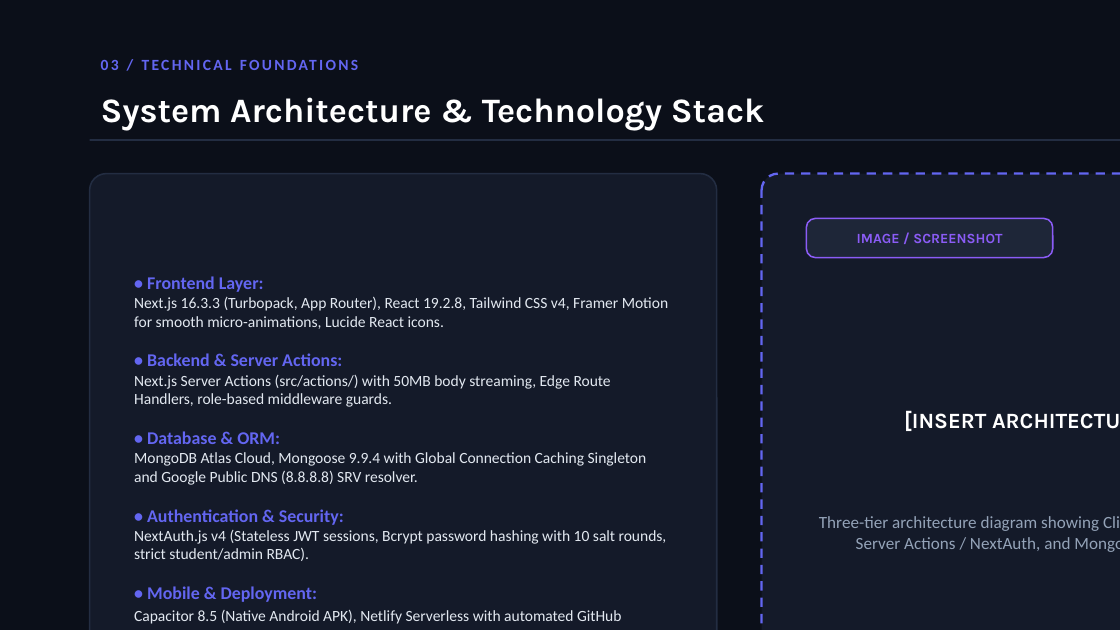
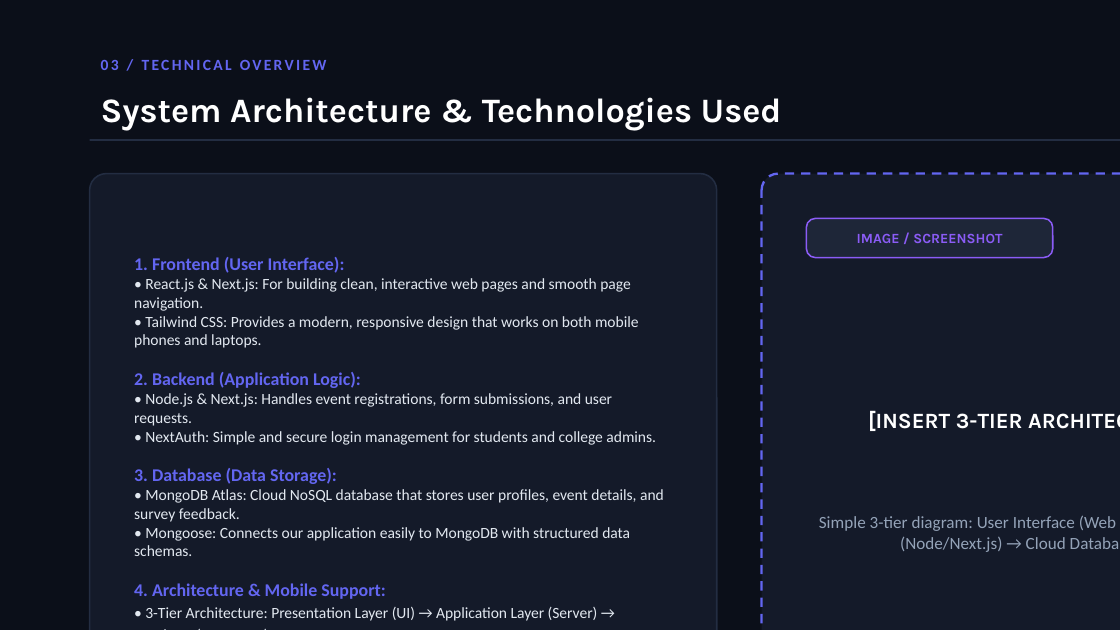
Before and after one commit to noaman024/campuspulse, a slide deck: slide 4 of docs/CampusPulse_Presentation_Deck.pptx. Drawn at 1120x630 pixels with LibreOffice and Linux fonts; fonts in the diff are those of the drawing. Boxes give left, top, right and bottom in pixels: in the first picture for what was removed or moved away, otherwise in the second. Text is boxed around its words. In the diff, an @@ line names an element or a change of style, - is before the commit and + after.

Commit message:
docs: simplify System Architecture and Technologies slide for college presentation

```diff
--- a/docs/CampusPulse_Presentation_Deck.pptx
+++ b/docs/CampusPulse_Presentation_Deck.pptx
@@ text at (x1=101, y1=59, x2=327, y2=70): text changed @@
-03 / TECHNICAL FOUNDATIONS
+03 / TECHNICAL OVERVIEW
@@ text at (x1=101, y1=97, x2=782, y2=131): text changed @@
-System Architecture & Technology Stack
+System Architecture & Technologies Used
@@ text at (x1=134, y1=257, x2=664, y2=621): text changed @@
-• Frontend Layer:
-Next.js 16.3.3 (Turbopack, App Router), React 19.2.8, Tailwind CSS v4, Framer Motion for smooth micro-animations, Lucide React icons.
-• Backend & Server Actions:
-Next.js Server Actions (src/actions/) with 50MB body streaming, Edge Route Handlers, role-based middleware guards.
-• Database & ORM:
-MongoDB Atlas Cloud, Mongoose 9.9.4 with Global Connection Caching Singleton and Google Public DNS (8.8.8.8) SRV resolver.
-• Authentication & Security:
-NextAuth.js v4 (Stateless JWT sessions, Bcrypt password hashing with 10 salt rounds, strict student/admin RBAC).
-• Mobile & Deployment:
-Capacitor 8.5 (Native Android APK), Netlify Serverless with automated GitHub webhooks, Multi-stage Docker container.
+1. Frontend (User Interface):
+• React.js & Next.js: For building clean, interactive web pages and smooth page navigation.
+• Tailwind CSS: Provides a modern, responsive design that works on both mobile phones and laptops.
+2. Backend (Application Logic):
+• Node.js & Next.js: Handles event registrations, form submissions, and user requests.
+• NextAuth: Simple and secure login management for students and college admins.
+3. Database (Data Storage):
+• MongoDB Atlas: Cloud NoSQL database that stores user profiles, event details, and survey feedback.
+• Mongoose: Connects our application easily to MongoDB with structured data schemas.
+4. Architecture & Mobile Support:
+• 3-Tier Architecture: Presentation Layer (UI) → Application Layer (Server) → Database (MongoDB).
+• Capacitor: Packages the web project into an installable Android App (APK).
@@ text at (x1=868, y1=410, x2=1023, y2=531): text changed @@
-[INSERT ARCHITECTURE DIAGRAM]
+[INSERT 3-TIER ARCHITECTURE DIAGRAM]
@@ text at (x1=819, y1=516, x2=1116, y2=552): text changed @@
-Three-tier architecture diagram showing Client (Web & Android), Next.js 16 Server Actions / NextAuth, and MongoDB Atlas Persistence layer.
+Simple 3-tier diagram: User Interface (Web / Android) → Application Server (Node/Next.js) → Cloud Database (MongoDB Atlas).
```
Also in this commit, not shown: 1 other slide changed, 3 other files.
